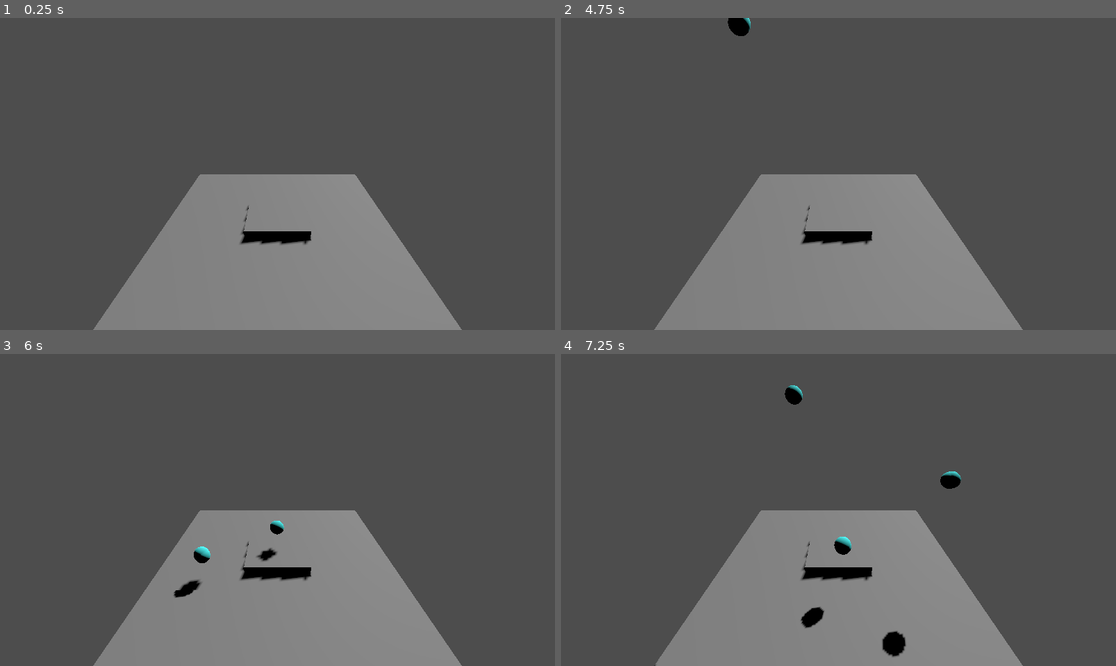
Above: before the commit, frames 1-4 (two rows, left to right).
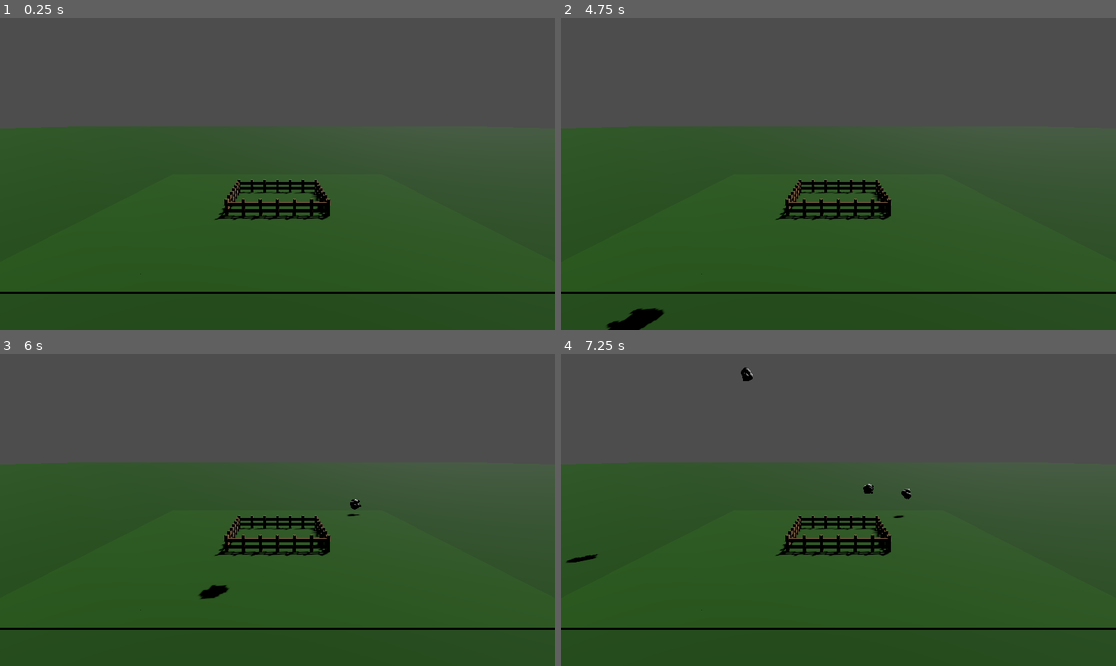
Above: after the commit, the same moments.

Repository: NoLivesRemaining/Sheep-Sling
Game: Godot game, scene res://Scenes/game.tscn
Same seed, same stepped clock (60 frames per second), same inputs: the game is played once before the commit and once after it.
Inputs (mouse positions are in pixels of both pictures, inside the frame that each line leads up to):
- Up to frame 1 (0.25 s): no input
- Up to frame 2 (4.75 s): tap Enter at 0.5, 2, 3.5 s; move the mouse to (960, 158) at 0.52 s; click (960, 158) at 0.67 s; tap Space at 1.25, 2.75, 4.25 s; move the mouse to (727, 189) at 1.27 s; click (727, 189) at 1.42 s; move the mouse to (894, 105) at 2.02 s; click (894, 105) at 2.17 s; move the mouse to (810, 236) at 2.77 s; click (810, 236) at 2.92 s; move the mouse to (1005, 220) at 3.52 s; click (1005, 220) at 3.67 s; move the mouse to (672, 127) at 4.27 s; click (672, 127) at 4.42 s
- Up to frame 3 (6 s): move the mouse to (305, 510) at 5.02 s; click (305, 510) at 5.17 s; move the mouse to (194, 432) at 5.77 s; click (194, 432) at 5.92 s
- Up to frame 4 (7.25 s): move the mouse to (960, 494) at 6.52 s; click (960, 494) at 6.67 s

The runs differ from the first frame. In frame 1, 58% of the frame differs, in the area x 0-100%, y 34-100%; in frame 2, 58%; in frame 3, 58%; in frame 4, 59%, in the area x 0-100%, y 4-100%.

Commit message:
Visual Overhaul

Diff:
--- a/Bouncy World/Scenes/game.tscn
+++ b/Bouncy World/Scenes/game.tscn
@@ -56,11 +56,14 @@
 "Rotation": SubResource("Animation_dav4g")
 }
 
+[sub_resource type="StandardMaterial3D" id="StandardMaterial3D_pmbmt"]
+albedo_color = Color(0.105088, 0.317263, 0, 1)
+
 [node name="Game" type="Node3D"]
 
 [node name="Camera3D" type="Camera3D" parent="."]
-transform = Transform3D(-4.37114e-08, -0.422618, 0.906308, 0, 0.906308, 0.422618, -1, 1.84732e-08, -3.9616e-08, 20, 15, 0)
-fov = 65.8
+transform = Transform3D(-4.37114e-08, -0.173648, 0.984808, 0, 0.984808, 0.173648, -1, 7.5904e-09, -4.30473e-08, 20, 6, 0)
+fov = 55.0
 
 [node name="DirectionalLight3D" type="DirectionalLight3D" parent="."]
 transform = Transform3D(0.803466, 0.137615, -0.579228, 0.579228, -0.40558, 0.707107, -0.137615, -0.903641, -0.40558, 0, 20, 0)
@@ -552,9 +555,6 @@
 transform = Transform3D(1, 0, 0, 0, 1, 0, 0, 0, 1, 0, 0.5, 0)
 shape = SubResource("WorldBoundaryShape3D_q8y1m")
 
-[node name="Winbox" parent="." instance=ExtResource("4_nc5d2")]
-transform = Transform3D(1, 0, 0, 0, 1, 0, 0, 0, 1, 0, 1, 0)
-
 [node name="Spinning Block" type="AnimatableBody3D" parent="."]
 transform = Transform3D(1, 0, 0, 0, 1, 0, 0, 0, 1, 0.1, 25, 0)
 collision_mask = 3
@@ -574,4 +574,29 @@
 }
 autoplay = "Rotation"
 
+[node name="Winbox" parent="." instance=ExtResource("4_nc5d2")]
+transform = Transform3D(1, 0, 0, 0, 1, 0, 0, 0, 1, 0, 1, 0)
+
+[node name="Floor Colours" type="Node3D" parent="."]
+
+[node name="Floor Texture" type="CSGBox3D" parent="Floor Colours"]
+transform = Transform3D(1, 0, 0, 0, 1, 0, 0, 0, 1, -160.98, -0.0655275, 0.0280256)
+size = Vector3(300, 1, 425)
+material = SubResource("StandardMaterial3D_pmbmt")
+
+[node name="Floor Texture4" type="CSGBox3D" parent="Floor Colours"]
+transform = Transform3D(1, 0, 0, 0, 1, 0, 0, 0, 1, 12.0204, -0.0655275, 0.0280256)
+size = Vector3(2, 1, 22)
+material = SubResource("StandardMaterial3D_pmbmt")
+
+[node name="Floor Texture2" type="CSGBox3D" parent="Floor Colours"]
+transform = Transform3D(1, 0, 0, 0, 1, 0, 0, 0, 1, 39.0204, -0.0655275, 111.028)
+size = Vector3(100, 1, 200)
+material = SubResource("StandardMaterial3D_pmbmt")
+
+[node name="Floor Texture3" type="CSGBox3D" parent="Floor Colours"]
+transform = Transform3D(1, 0, 0, 0, 1, 0, 0, 0, 1, 39.0204, -0.0655275, -110.972)
+size = Vector3(100, 1, 200)
+material = SubResource("StandardMaterial3D_pmbmt")
+
 [connection signal="timeout" from="GameManager/Timer" to="GameManager" method="_on_timer_timeout"]
--- a/Bouncy World/Scenes/sheep.tscn
+++ b/Bouncy World/Scenes/sheep.tscn
@@ -6,15 +6,24 @@
 friction = 0.9
 bounce = 0.6
 
+[sub_resource type="CapsuleShape3D" id="CapsuleShape3D_b81wx"]
+height = 1.1
+
 [sub_resource type="StandardMaterial3D" id="StandardMaterial3D_vxaql"]
-albedo_color = Color(0.301961, 1, 1, 1)
+albedo_color = Color(0, 0.0709874, 0.0711856, 1)
 
 [sub_resource type="CapsuleMesh" id="CapsuleMesh_rkh5m"]
 material = SubResource("StandardMaterial3D_vxaql")
-height = 1.1
+radius = 0.2
+height = 1.0
 
-[sub_resource type="CapsuleShape3D" id="CapsuleShape3D_b81wx"]
-height = 1.1
+[sub_resource type="CapsuleMesh" id="CapsuleMesh_00lhq"]
+material = SubResource("StandardMaterial3D_vxaql")
+radius = 0.1
+height = 0.5
+
+[sub_resource type="StandardMaterial3D" id="StandardMaterial3D_pq3xs"]
+albedo_color = Color(0.960351, 0.960351, 0.960351, 1)
 
 [node name="Sheep" type="RigidBody3D" groups=["Sheep"]]
 collision_layer = 2
@@ -23,12 +32,70 @@
 gravity_scale = 0.9
 script = ExtResource("1_c6xbk")
 
-[node name="MeshInstance3D" type="MeshInstance3D" parent="."]
-transform = Transform3D(1.3, 0, 0, 0, 1.3, 0, 0, 0, 1.3, 0, 0, 0)
-mesh = SubResource("CapsuleMesh_rkh5m")
-
 [node name="CollisionShape3D" type="CollisionShape3D" parent="."]
-transform = Transform3D(1.3, 0, 0, 0, 1.3, 0, 0, 0, 1.3, 0, 0, 0)
+transform = Transform3D(1, 0, 0, 0, 1, 0, 0, 0, 1, -0.04, 0.1, 0)
 shape = SubResource("CapsuleShape3D_b81wx")
 
+[node name="SheepShape" type="Node3D" parent="."]
+
+[node name="MeshInstance3D" type="MeshInstance3D" parent="SheepShape"]
+transform = Transform3D(-4.37114e-08, -1, 0, -4.37114e-08, 1.91069e-15, -1, 1, -4.37114e-08, -4.37114e-08, 0, 0.25, 0)
+mesh = SubResource("CapsuleMesh_rkh5m")
+skeleton = NodePath("../..")
+
+[node name="MeshInstance3D2" type="MeshInstance3D" parent="SheepShape"]
+transform = Transform3D(1, 0, 0, 0, 1, 0, 0, 0, 1, 0.15, -0.07, 0.2)
+mesh = SubResource("CapsuleMesh_00lhq")
+skeleton = NodePath("../..")
+
+[node name="MeshInstance3D4" type="MeshInstance3D" parent="SheepShape"]
+transform = Transform3D(1, 0, 0, 0, 1, 0, 0, 0, 1, -0.3, -0.07, 0.2)
+mesh = SubResource("CapsuleMesh_00lhq")
+skeleton = NodePath("../..")
+
+[node name="MeshInstance3D5" type="MeshInstance3D" parent="SheepShape"]
+transform = Transform3D(1, 0, 0, 0, 1, 0, 0, 0, 1, -0.3, -0.07, -0.2)
+mesh = SubResource("CapsuleMesh_00lhq")
+skeleton = NodePath("../..")
+
+[node name="MeshInstance3D3" type="MeshInstance3D" parent="SheepShape"]
+transform = Transform3D(1, 0, 0, 0, 1, 0, 0, 0, 1, 0.15, -0.07, -0.2)
+mesh = SubResource("CapsuleMesh_00lhq")
+skeleton = NodePath("../..")
+
+[node name="CSGSphere3D" type="CSGSphere3D" parent="SheepShape"]
+transform = Transform3D(1, 0, 0, 0, 1, 0, 0, 0, 1, 0.125, 0.125, 0.08)
+radius = 0.3
+material = SubResource("StandardMaterial3D_pq3xs")
+
+[node name="CSGSphere3D2" type="CSGSphere3D" parent="SheepShape"]
+transform = Transform3D(1, 0, 0, 0, 1, 0, 0, 0, 1, 0.125, 0.125, -0.08)
+radius = 0.3
+material = SubResource("StandardMaterial3D_pq3xs")
+
+[node name="CSGSphere3D6" type="CSGSphere3D" parent="SheepShape"]
+transform = Transform3D(1, 0, 0, 0, 1, 0, 0, 0, 1, -0.2, 0.125, 0.08)
+radius = 0.3
+material = SubResource("StandardMaterial3D_pq3xs")
+
+[node name="CSGSphere3D7" type="CSGSphere3D" parent="SheepShape"]
+transform = Transform3D(1, 0, 0, 0, 1, 0, 0, 0, 1, -0.2, 0.125, -0.08)
+radius = 0.3
+material = SubResource("StandardMaterial3D_pq3xs")
+
+[node name="CSGSphere3D3" type="CSGSphere3D" parent="SheepShape"]
+transform = Transform3D(1, 0, 0, 0, 1, 0, 0, 0, 1, 0.07, 0.36, 0.045)
+radius = 0.3
+material = SubResource("StandardMaterial3D_pq3xs")
+
+[node name="CSGSphere3D4" type="CSGSphere3D" parent="SheepShape"]
+transform = Transform3D(1, 0, 0, 0, 1, 0, 0, 0, 1, -0.21, 0.31, 0.15)
+radius = 0.3
+material = SubResource("StandardMaterial3D_pq3xs")
+
+[node name="CSGSphere3D5" type="CSGSphere3D" parent="SheepShape"]
+transform = Transform3D(1, 0, 0, 0, 1, 0, 0, 0, 1, -0.21, 0.31, -0.15)
+radius = 0.3
+material = SubResource("StandardMaterial3D_pq3xs")
+
 [connection signal="body_entered" from="." to="." method="_on_body_entered"]
--- a/Bouncy World/Scenes/tile.tscn
+++ b/Bouncy World/Scenes/tile.tscn
@@ -1,6 +1,9 @@
-[gd_scene load_steps=3 format=3 uid="uid://dtu0r5vfh2cgj"]
+[gd_scene load_steps=4 format=3 uid="uid://dtu0r5vfh2cgj"]
 
 [ext_resource type="Script" path="res://Scripts/TileControl.gd" id="1_4w16f"]
+
+[sub_resource type="StandardMaterial3D" id="StandardMaterial3D_ek33x"]
+albedo_color = Color(0.126657, 0.364294, 0, 1)
 
 [sub_resource type="BoxShape3D" id="BoxShape3D_m2ttd"]
 size = Vector3(2, 2, 2)
@@ -10,6 +13,7 @@
 
 [node name="CSGBox3D" type="CSGBox3D" parent="."]
 size = Vector3(2, 2, 2)
+material = SubResource("StandardMaterial3D_ek33x")
 
 [node name="Area3D" type="Area3D" parent="."]
 collision_mask = 2
--- a/Bouncy World/Scenes/winbox.tscn
+++ b/Bouncy World/Scenes/winbox.tscn
@@ -1,18 +1,238 @@
-[gd_scene load_steps=3 format=3 uid="uid://ditao2fywc1c0"]
+[gd_scene load_steps=6 format=3 uid="uid://ditao2fywc1c0"]
 
 [ext_resource type="Script" path="res://Scripts/winbox.gd" id="1_lnbra"]
 
 [sub_resource type="BoxShape3D" id="BoxShape3D_um7wy"]
-size = Vector3(5.9, 1, 5.9)
-
-[node name="Winbox" type="Area3D"]
+size = Vector3(5.8, 1, 5.8)
+
+[sub_resource type="StandardMaterial3D" id="StandardMaterial3D_e15jx"]
+albedo_color = Color(0.12549, 0.364706, 0, 1)
+
+[sub_resource type="StandardMaterial3D" id="StandardMaterial3D_b8mrv"]
+albedo_color = Color(0.587027, 0.418059, 0.268655, 0.996078)
+
+[sub_resource type="BoxShape3D" id="BoxShape3D_vttha"]
+size = Vector3(0.1, 1, 6)
+
+[node name="Winbox" type="Node3D"]
+top_level = true
+script = ExtResource("1_lnbra")
+
+[node name="WinArea" type="Area3D" parent="."]
 collision_mask = 2
-script = ExtResource("1_lnbra")
-
-[node name="CollisionShape3D" type="CollisionShape3D" parent="."]
+
+[node name="CollisionShape3D" type="CollisionShape3D" parent="WinArea"]
 shape = SubResource("BoxShape3D_um7wy")
 
-[node name="CSGBox3D" type="CSGBox3D" parent="."]
-size = Vector3(5.9, 1, 5.9)
-
-[connection signal="body_entered" from="." to="." method="_on_body_entered"]
+[node name="CSGBox3D" type="CSGBox3D" parent="WinArea/CollisionShape3D"]
+transform = Transform3D(1, 0, 0, 0, 1, 0, 0, 0, 1, 0, -1, 0)
+size = Vector3(6, 1, 6)
+material = SubResource("StandardMaterial3D_e15jx")
+
+[node name="Fencing" type="Node3D" parent="."]
+
+[node name="CSGCylinder3D" type="CSGCylinder3D" parent="Fencing"]
+transform = Transform3D(1, 0, 0, 0, 1, 0, 0, 0, 1, 3, 0, 3)
+radius = 0.1
+height = 1.0
+material = SubResource("StandardMaterial3D_b8mrv")
+
+[node name="CSGCylinder3D2" type="CSGCylinder3D" parent="Fencing"]
+transform = Transform3D(1, 0, 0, 0, 1, 0, 0, 0, 1, 2, 0, 3)
+radius = 0.1
+height = 1.0
+material = SubResource("StandardMaterial3D_b8mrv")
+
+[node name="CSGCylinder3D3" type="CSGCylinder3D" parent="Fencing"]
+transform = Transform3D(1, 0, 0, 0, 1, 0, 0, 0, 1, 1, 0, 3)
+radius = 0.1
+height = 1.0
+material = SubResource("StandardMaterial3D_b8mrv")
+
+[node name="CSGCylinder3D4" type="CSGCylinder3D" parent="Fencing"]
+transform = Transform3D(1, 0, 0, 0, 1, 0, 0, 0, 1, 0, 0, 3)
+radius = 0.1
+height = 1.0
+material = SubResource("StandardMaterial3D_b8mrv")
+
+[node name="CSGCylinder3D5" type="CSGCylinder3D" parent="Fencing"]
+transform = Transform3D(1, 0, 0, 0, 1, 0, 0, 0, 1, -1, 0, 3)
+radius = 0.1
+height = 1.0
+material = SubResource("StandardMaterial3D_b8mrv")
+
+[node name="CSGCylinder3D6" type="CSGCylinder3D" parent="Fencing"]
+transform = Transform3D(1, 0, 0, 0, 1, 0, 0, 0, 1, -2, 0, 3)
+radius = 0.1
+height = 1.0
+material = SubResource("StandardMaterial3D_b8mrv")
+
+[node name="CSGCylinder3D7" type="CSGCylinder3D" parent="Fencing"]
+transform = Transform3D(1, 0, 0, 0, 1, 0, 0, 0, 1, -3, 0, 3)
+radius = 0.1
+height = 1.0
+material = SubResource("StandardMaterial3D_b8mrv")
+
+[node name="CSGCylinder3D8" type="CSGCylinder3D" parent="Fencing"]
+transform = Transform3D(1, 0, 0, 0, 1, 0, 0, 0, 1, 3, 0, -3)
+radius = 0.1
+height = 1.0
+material = SubResource("StandardMaterial3D_b8mrv")
+
+[node name="CSGCylinder3D9" type="CSGCylinder3D" parent="Fencing"]
+transform = Transform3D(1, 0, 0, 0, 1, 0, 0, 0, 1, 2, 0, -3)
+radius = 0.1
+height = 1.0
+material = SubResource("StandardMaterial3D_b8mrv")
+
+[node name="CSGCylinder3D10" type="CSGCylinder3D" parent="Fencing"]
+transform = Transform3D(1, 0, 0, 0, 1, 0, 0, 0, 1, 1, 0, -3)
+radius = 0.1
+height = 1.0
+material = SubResource("StandardMaterial3D_b8mrv")
+
+[node name="CSGCylinder3D11" type="CSGCylinder3D" parent="Fencing"]
+transform = Transform3D(1, 0, 0, 0, 1, 0, 0, 0, 1, 0, 0, -3)
+radius = 0.1
+height = 1.0
+material = SubResource("StandardMaterial3D_b8mrv")
+
+[node name="CSGCylinder3D12" type="CSGCylinder3D" parent="Fencing"]
+transform = Transform3D(1, 0, 0, 0, 1, 0, 0, 0, 1, -1, 0, -3)
+radius = 0.1
+height = 1.0
+material = SubResource("StandardMaterial3D_b8mrv")
+
+[node name="CSGCylinder3D13" type="CSGCylinder3D" parent="Fencing"]
+transform = Transform3D(1, 0, 0, 0, 1, 0, 0, 0, 1, -2, 0, -3)
+radius = 0.1
+height = 1.0
+material = SubResource("StandardMaterial3D_b8mrv")
+
+[node name="CSGCylinder3D14" type="CSGCylinder3D" parent="Fencing"]
+transform = Transform3D(1, 0, 0, 0, 1, 0, 0, 0, 1, -3, 0, -3)
+radius = 0.1
+height = 1.0
+material = SubResource("StandardMaterial3D_b8mrv")
+
+[node name="CSGCylinder3D15" type="CSGCylinder3D" parent="Fencing"]
+transform = Transform3D(1, 0, 0, 0, 1, 0, 0, 0, 1, -3, 0, -2)
+radius = 0.1
+height = 1.0
+material = SubResource("StandardMaterial3D_b8mrv")
+
+[node name="CSGCylinder3D16" type="CSGCylinder3D" parent="Fencing"]
+transform = Transform3D(1, 0, 0, 0, 1, 0, 0, 0, 1, -3, 0, -1)
+radius = 0.1
+height = 1.0
+material = SubResource("StandardMaterial3D_b8mrv")
+
+[node name="CSGCylinder3D17" type="CSGCylinder3D" parent="Fencing"]
+transform = Transform3D(1, 0, 0, 0, 1, 0, 0, 0, 1, -3, 0, 0)
+radius = 0.1
+height = 1.0
+material = SubResource("StandardMaterial3D_b8mrv")
+
+[node name="CSGCylinder3D18" type="CSGCylinder3D" parent="Fencing"]
+transform = Transform3D(1, 0, 0, 0, 1, 0, 0, 0, 1, -3, 0, 1)
+radius = 0.1
+height = 1.0
+material = SubResource("StandardMaterial3D_b8mrv")
+
+[node name="CSGCylinder3D19" type="CSGCylinder3D" parent="Fencing"]
+transform = Transform3D(1, 0, 0, 0, 1, 0, 0, 0, 1, -3, 0, 2)
+radius = 0.1
+height = 1.0
+material = SubResource("StandardMaterial3D_b8mrv")
+
+[node name="CSGCylinder3D20" type="CSGCylinder3D" parent="Fencing"]
+transform = Transform3D(1, 0, 0, 0, 1, 0, 0, 0, 1, 3, 0, -2)
+radius = 0.1
+height = 1.0
+material = SubResource("StandardMaterial3D_b8mrv")
+
+[node name="CSGCylinder3D21" type="CSGCylinder3D" parent="Fencing"]
+transform = Transform3D(1, 0, 0, 0, 1, 0, 0, 0, 1, 3, 0, -1)
+radius = 0.1
+height = 1.0
+material = SubResource("StandardMaterial3D_b8mrv")
+
+[node name="CSGCylinder3D22" type="CSGCylinder3D" parent="Fencing"]
+transform = Transform3D(1, 0, 0, 0, 1, 0, 0, 0, 1, 3, 0, 0)
+radius = 0.1
+height = 1.0
+material = SubResource("StandardMaterial3D_b8mrv")
+
+[node name="CSGCylinder3D23" type="CSGCylinder3D" parent="Fencing"]
+transform = Transform3D(1, 0, 0, 0, 1, 0, 0, 0, 1, 3, 0, 1)
+radius = 0.1
+height = 1.0
+material = SubResource("StandardMaterial3D_b8mrv")
+
+[node name="CSGCylinder3D24" type="CSGCylinder3D" parent="Fencing"]
+transform = Transform3D(1, 0, 0, 0, 1, 0, 0, 0, 1, 3, 0, 2)
+radius = 0.1
+height = 1.0
+material = SubResource("StandardMaterial3D_b8mrv")
+
+[node name="CSGBox3D" type="CSGBox3D" parent="Fencing"]
+transform = Transform3D(1, 0, 0, 0, 1, 0, 0, 0, 1, 3, -0.2, 0)
+size = Vector3(0.075, 0.2, 6)
+material = SubResource("StandardMaterial3D_b8mrv")
+
+[node name="CSGBox3D2" type="CSGBox3D" parent="Fencing"]
+transform = Transform3D(1, 0, 0, 0, 1, 0, 0, 0, 1, 3, 0.2, 0)
+size = Vector3(0.075, 0.2, 6)
+material = SubResource("StandardMaterial3D_b8mrv")
+
+[node name="CSGBox3D3" type="CSGBox3D" parent="Fencing"]
+transform = Transform3D(1, 0, 0, 0, 1, 0, 0, 0, 1, -3, -0.2, 0)
+size = Vector3(0.075, 0.2, 6)
+material = SubResource("StandardMaterial3D_b8mrv")
+
+[node name="CSGBox3D4" type="CSGBox3D" parent="Fencing"]
+transform = Transform3D(1, 0, 0, 0, 1, 0, 0, 0, 1, -3, 0.2, 0)
+size = Vector3(0.075, 0.2, 6)
+material = SubResource("StandardMaterial3D_b8mrv")
+
+[node name="CSGBox3D5" type="CSGBox3D" parent="Fencing"]
+transform = Transform3D(-4.37114e-08, 0, 1, 0, 1, 0, -1, 0, -4.37114e-08, 0, -0.2, 3)
+size = Vector3(0.075, 0.2, 6)
+material = SubResource("StandardMaterial3D_b8mrv")
+
+[node name="CSGBox3D6" type="CSGBox3D" parent="Fencing"]
+transform = Transform3D(-4.37114e-08, 0, 1, 0, 1, 0, -1, 0, -4.37114e-08, 0, 0.2, 3)
+size = Vector3(0.075, 0.2, 6)
+material = SubResource("StandardMaterial3D_b8mrv")
+
+[node name="CSGBox3D7" type="CSGBox3D" parent="Fencing"]
+transform = Transform3D(-4.37114e-08, 0, 1, 0, 1, 0, -1, 0, -4.37114e-08, 0, -0.2, -3)
+size = Vector3(0.075, 0.2, 6)
+material = SubResource("StandardMaterial3D_b8mrv")
+
+[node name="CSGBox3D8" type="CSGBox3D" parent="Fencing"]
+transform = Transform3D(-4.37114e-08, 0, 1, 0, 1, 0, -1, 0, -4.37114e-08, 0, 0.2, -3)
+size = Vector3(0.075, 0.2, 6)
+material = SubResource("StandardMaterial3D_b8mrv")
+
+[node name="Colliders" type="Node3D" parent="."]
+
+[node name="StaticBody3D" type="StaticBody3D" parent="Colliders"]
+
+[node name="CollisionShape3D" type="CollisionShape3D" parent="Colliders/StaticBody3D"]
+transform = Transform3D(1, 0, 0, 0, 1, 0, 0, 0, 1, 3, 0, 0)
+shape = SubResource("BoxShape3D_vttha")
+
+[node name="CollisionShape3D2" type="CollisionShape3D" parent="Colliders/StaticBody3D"]
+transform = Transform3D(1, 0, 0, 0, 1, 0, 0, 0, 1, -3, 0, 0)
+shape = SubResource("BoxShape3D_vttha")
+
+[node name="CollisionShape3D3" type="CollisionShape3D" parent="Colliders/StaticBody3D"]
+transform = Transform3D(-4.37114e-08, 0, 1, 0, 1, 0, -1, 0, -4.37114e-08, 0, 0, -3)
+shape = SubResource("BoxShape3D_vttha")
+
+[node name="CollisionShape3D4" type="CollisionShape3D" parent="Colliders/StaticBody3D"]
+transform = Transform3D(-4.37114e-08, 0, 1, 0, 1, 0, -1, 0, -4.37114e-08, 0, 0, 3)
+shape = SubResource("BoxShape3D_vttha")
+
+[connection signal="body_entered" from="WinArea" to="." method="_on_win_area_body_entered"]
--- a/Bouncy World/Scripts/GameManager.gd
+++ b/Bouncy World/Scripts/GameManager.gd
@@ -9,7 +9,7 @@
 @onready var timer = $Timer
 
 func _ready():
-	sheepCount = sheepRandomiser.randi_range(3, 6)
+	sheepCount = sheepRandomiser.randi_range(6, 10)
 	$UI.set_visible(false)
 
 func add_point():
--- a/Bouncy World/Scripts/winbox.gd
+++ b/Bouncy World/Scripts/winbox.gd
@@ -1,7 +1,8 @@
-extends Area3D
+extends Node3D
 
 @onready var game_manager = %GameManager
 
-func _on_body_entered(body):
+
+func _on_win_area_body_entered(body):
 	game_manager.add_point()
 	body.queue_free()
Not shown: 1 places in Bouncy World/Scenes/game.tscn that only renumber resources
Not shown: 1 places in Bouncy World/Scenes/sheep.tscn that only renumber resources
